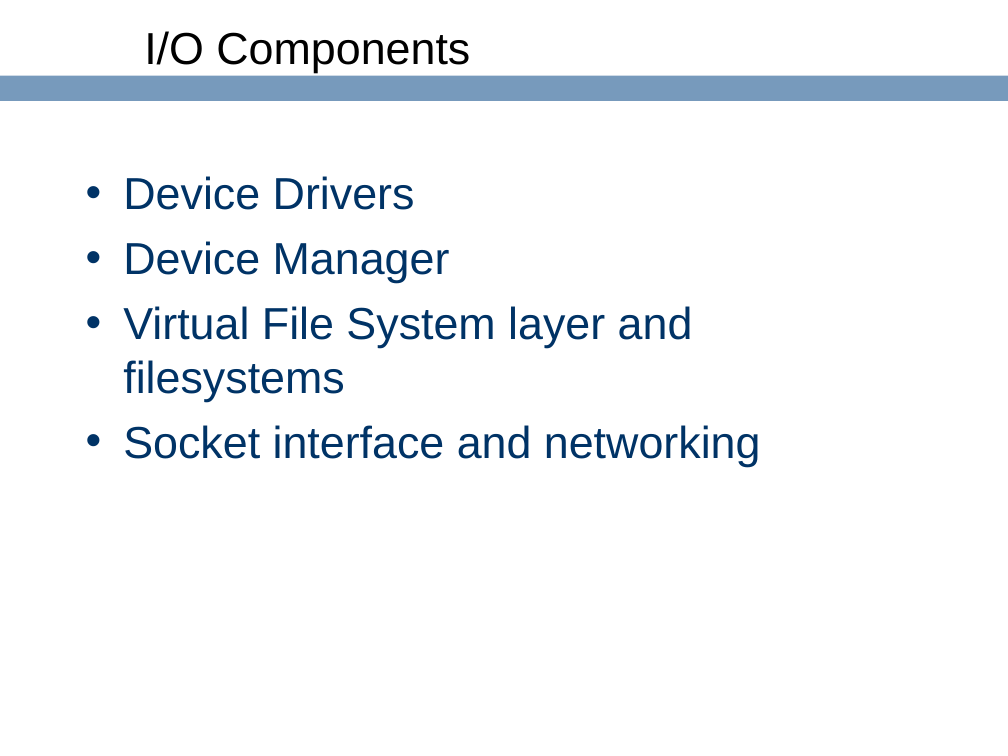
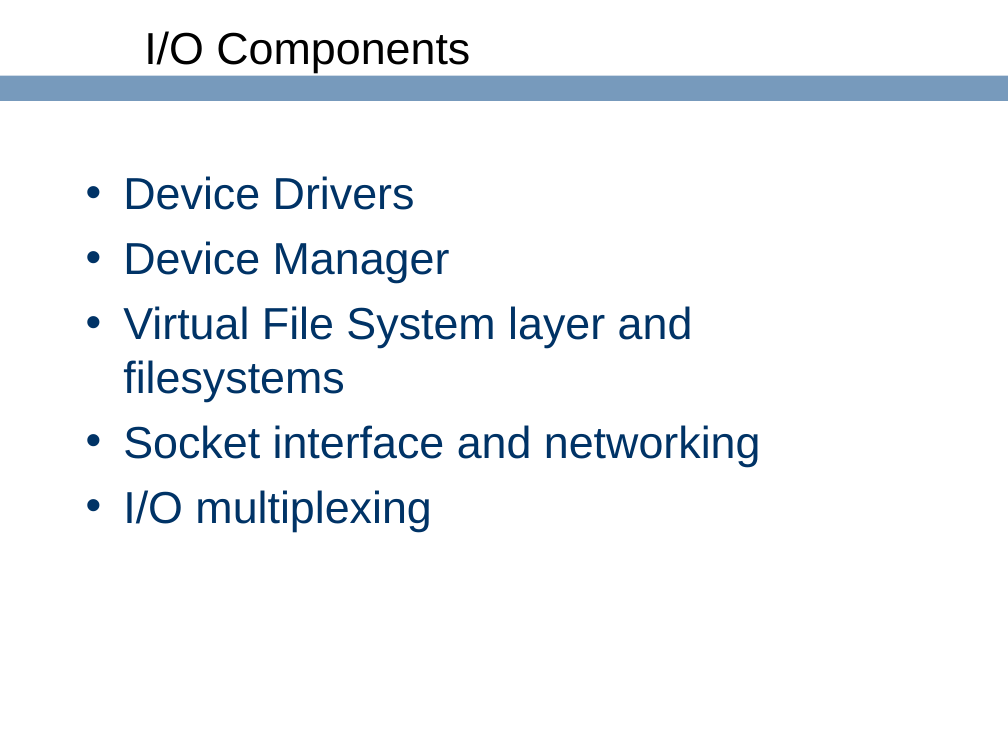
Before and after one commit to ringgaard/sanos, a slide deck: slide 57 of doc/sanostech.ppt (slide 56 before the commit). Drawn at 1008x756 pixels with LibreOffice and Linux fonts; fonts in the diff are those of the drawing; background and template pictures are left out. Boxes give left, top, right and bottom in pixels: in the first picture for what was removed or moved away, otherwise in the second. Text is boxed around its words. In the diff, an @@ line names an element or a change of style, - is before the commit and + after.

```diff
--- a/doc/sanostech.ppt
+++ b/doc/sanostech.ppt
@@ text at <box>123,490,431,532</box>: paragraph added @@
+• I/O multiplexing
```
Also in this commit, not shown: 6 other slides changed, 3 slides added, 1 slide removed.
